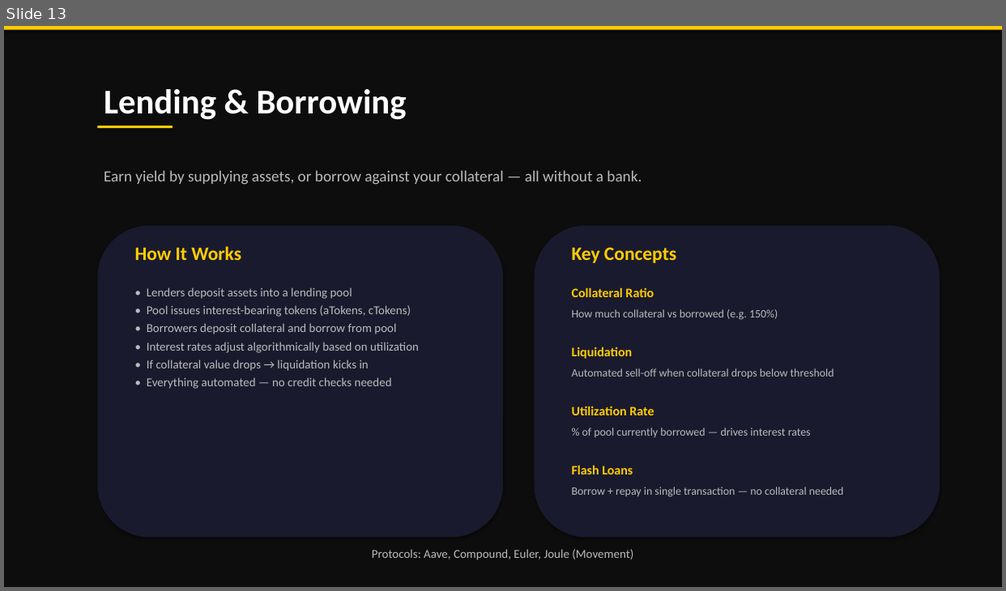
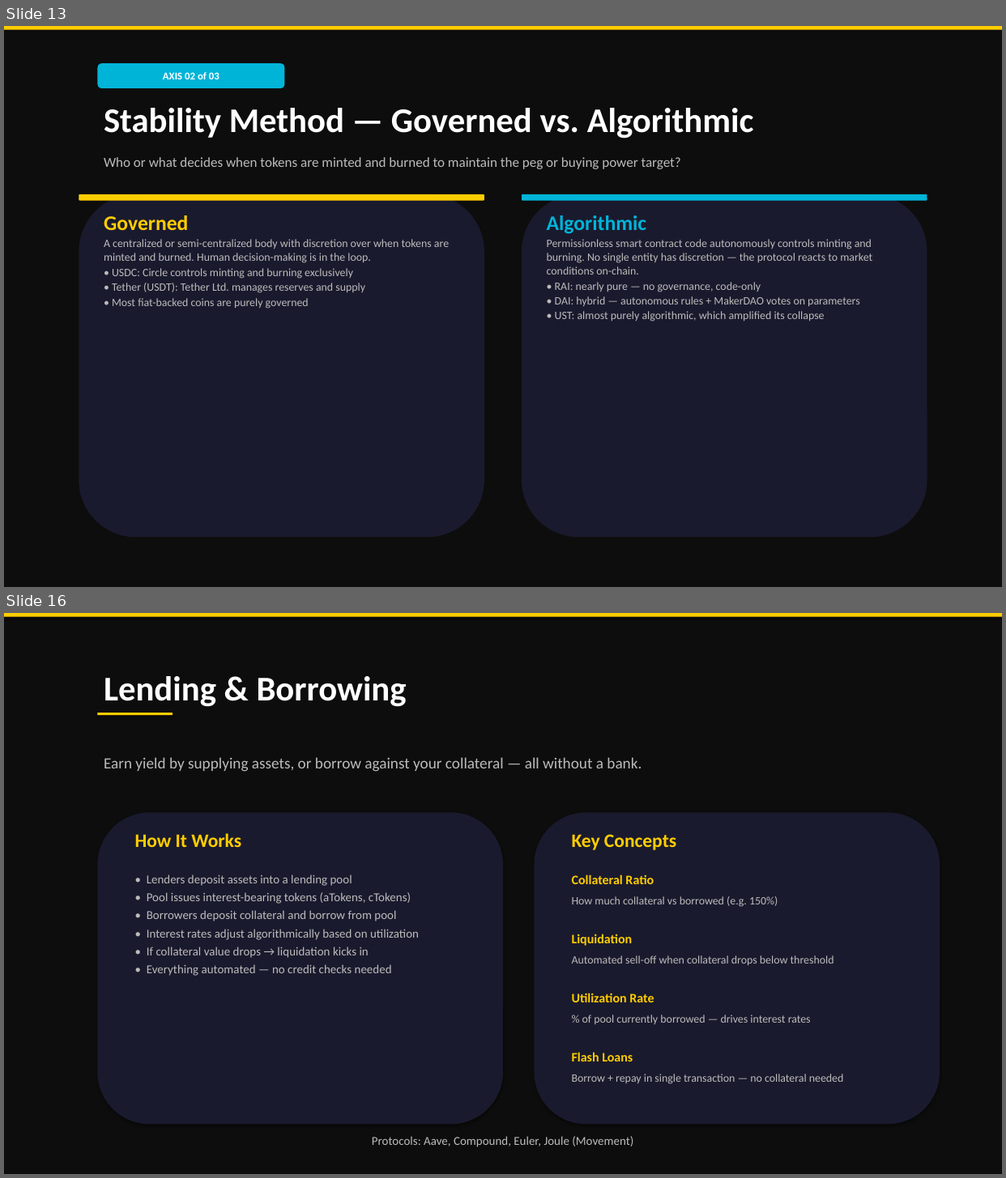
Before and after one commit to ulas96/movement-stabletoken, a slide deck: docs/presentations/SmartContracts_DeFi_Movement.pptx. Shown one above the other, each under a label of ours: slide 13 before the commit, slides 13 and 16 after it; the slides between them are not shown. The pictures are 1006x591 and 1006x1178 pixels, drawn with LibreOffice and Linux fonts; fonts in the diff are those of the drawing. Boxes give left, top, right and bottom in pixels: in the first picture for what was removed or moved away, otherwise in the second. Text is boxed around its words. In the diff, an @@ line names an element or a change of style, - is before the commit and + after.

```diff
--- a/docs/presentations/SmartContracts_DeFi_Movement.pptx
+++ b/docs/presentations/SmartContracts_DeFi_Movement.pptx
@@ slide 13 added at bbox=[4, 26, 1002, 587], background #0D0D0D @@
@@ rectangle added at bbox=[4, 26, 1002, 30], fill #FFCD00 @@
@@ rounded rectangle added at bbox=[98, 63, 284, 88], fill #00B4D8, 12 pt, text #FFFFFF, bold @@
+AXIS 02 of 03
@@ text added at bbox=[104, 108, 754, 139], 40 pt, text #FFFFFF, bold @@
+Stability Method — Governed vs. Algorithmic
@@ text added at bbox=[104, 157, 681, 169], 16 pt, text #BBBBBB @@
+Who or what decides when tokens are minted and burned to maintain the peg or buying power target?
@@ rounded rectangle added at bbox=[79, 194, 484, 537], fill #1A1A2E @@
@@ rounded rectangle added at bbox=[79, 194, 484, 201], fill #FFCD00 @@
@@ rounded rectangle added at bbox=[522, 194, 927, 537], fill #1A1A2E @@
@@ rounded rectangle added at bbox=[522, 194, 927, 201], fill #00B4D8 @@
@@ text added at bbox=[104, 216, 449, 309], 13 pt, text #BBBBBB @@
+Governed
+A centralized or semi-centralized body with discretion over when tokens are minted and burned. Human decision-making is in the loop.
+• USDC: Circle controls minting and burning exclusively
+• Tether (USDT): Tether Ltd. manages reserves and supply
+• Most fiat-backed coins are purely governed
@@ text added at bbox=[547, 216, 872, 322], 13 pt, text #BBBBBB @@
+Algorithmic
+Permissionless smart contract code autonomously controls minting and burning. No single entity has discretion — the protocol reacts to market conditions on-chain.
+• RAI: nearly pure — no governance, code-only
+• DAI: hybrid — autonomous rules + MakerDAO votes on parameters
+• UST: almost purely algorithmic, which amplified its collapse
@@ what was slide 13 is now slide 16 @@
```
Also in this commit, not shown: 3 slides changed, 3 other slides added, 1 slide removed.
